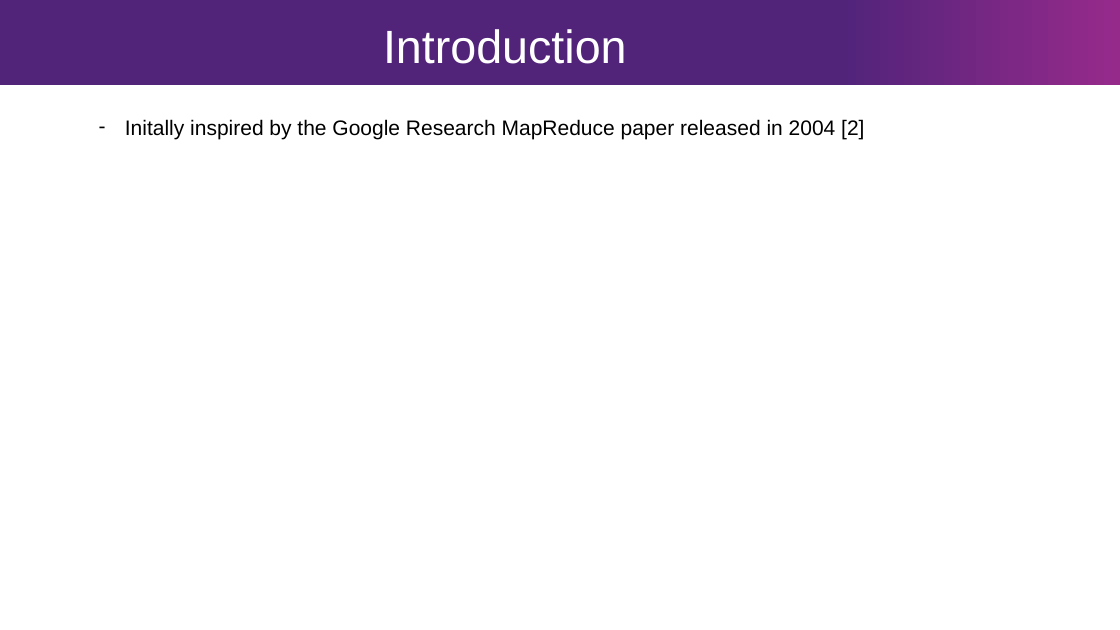
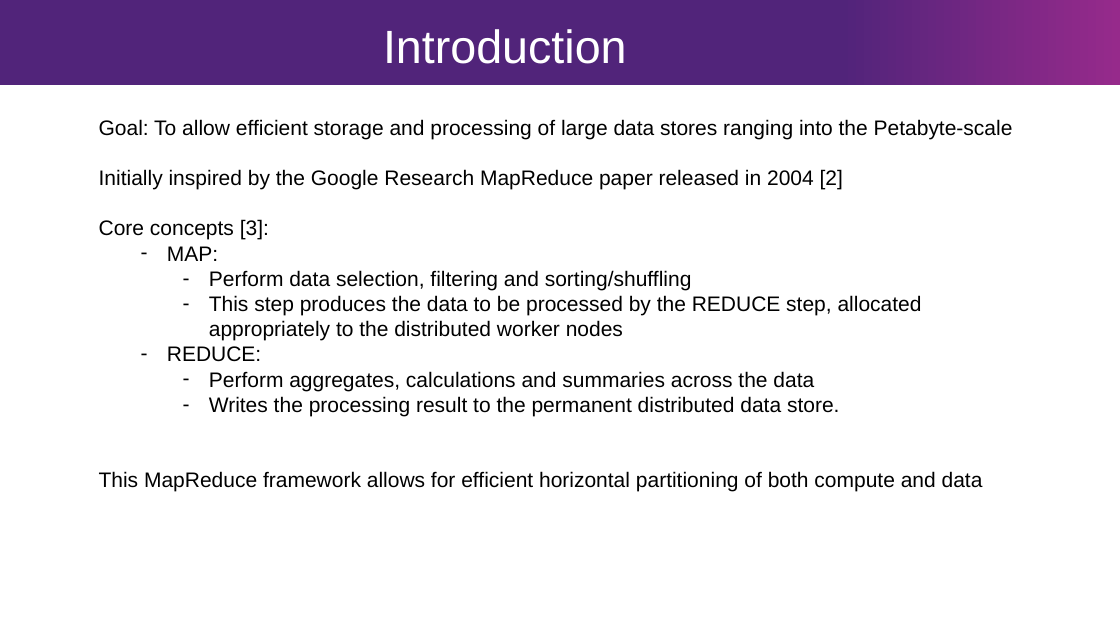
Before and after one commit to bhq12/hadoop-architecture-notes, a slide deck: slide 2 of hadoop-architecture-brook-queree.pptx. Drawn at 1120x630 pixels with LibreOffice and Linux fonts; fonts in the diff are those of the drawing; background and template pictures are left out. Boxes give left, top, right and bottom in pixels: in the first picture for what was removed or moved away, otherwise in the second. Text is boxed around its words. In the diff, an @@ line names an element or a change of style, - is before the commit and + after.

```diff
--- a/hadoop-architecture-brook-queree.pptx
+++ b/hadoop-architecture-brook-queree.pptx
@@ text at bbox=[99, 119, 1013, 492]: text changed @@
-– Initally inspired by the Google Research MapReduce paper released in 2004 [2]
+Goal: To allow efficient storage and processing of large data stores ranging into the Petabyte-scale
+Initially inspired by the Google Research MapReduce paper released in 2004 [2]
+Core concepts [3]:
+  – MAP:
+    – Perform data selection, filtering and sorting/shuffling
+    – This step produces the data to be processed by the REDUCE step, allocated appropriately to the distributed worker nodes
+  – REDUCE:
+    – Perform aggregates, calculations and summaries across the data
+    – Writes the processing result to the permanent distributed data store.
+This MapReduce framework allows for efficient horizontal partitioning of both compute and data
```
Also in this commit, not shown: 7 other slides changed, 4 slides added, 3 slides removed, 16 other files.
